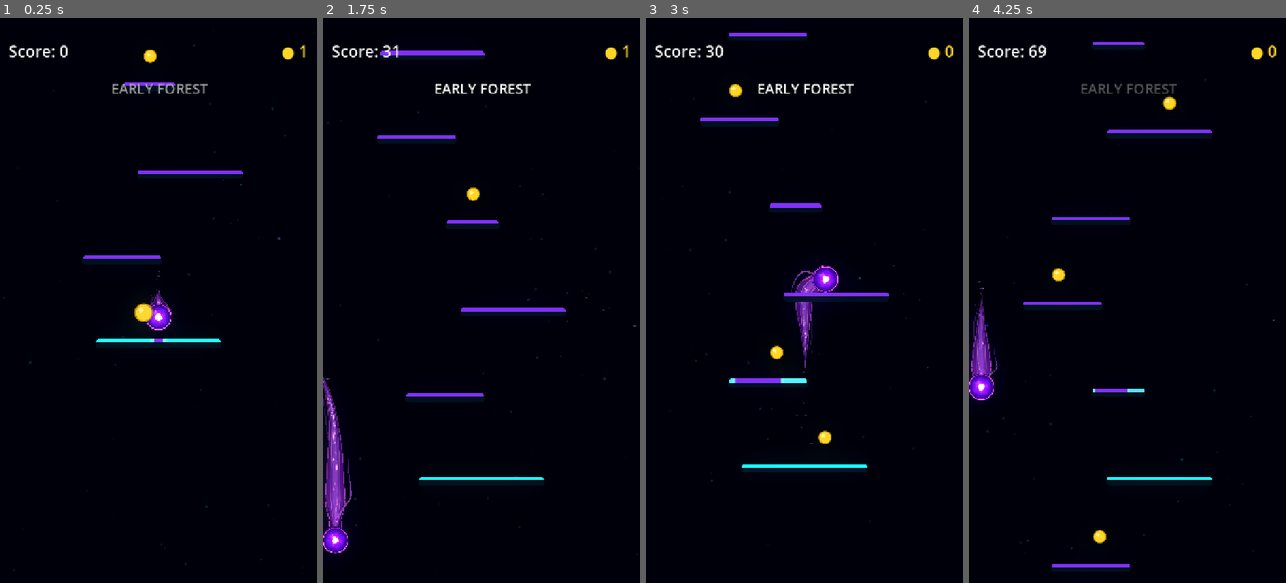
Above: before the commit, frames 1-4 (left to right).
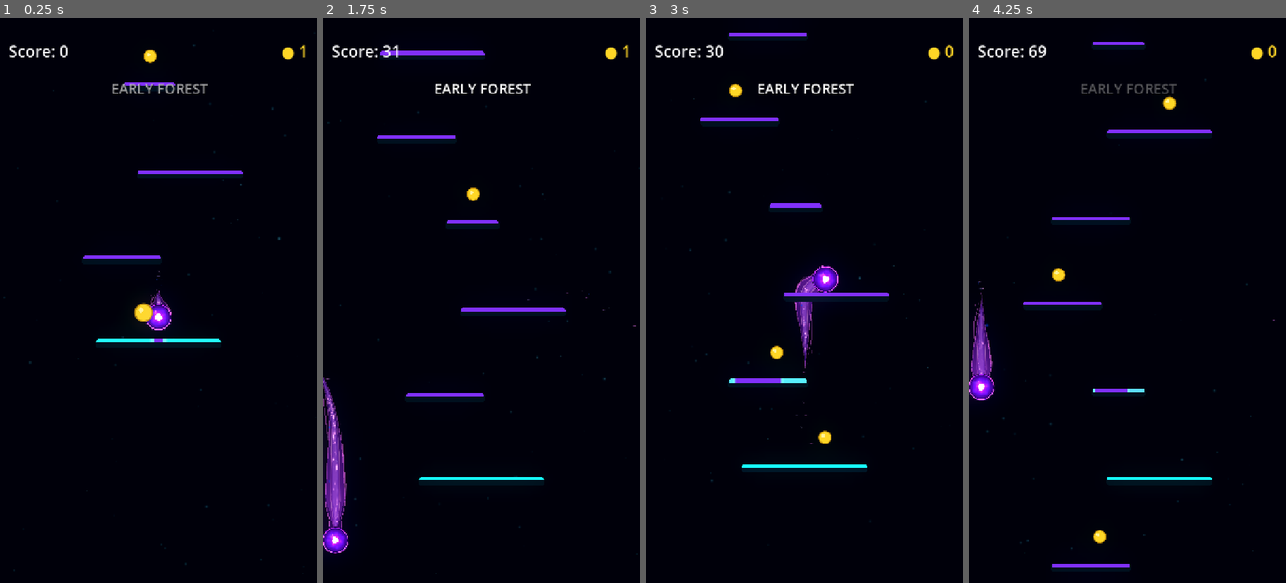
Above: after the commit, the same moments.

Repository: Kryodo/TowerJump
Game: Godot game, scene res://scenes/main.tscn
Two runs of this game, one before a commit and one after it. Both use one fixed random seed, a clock stepped at 60 frames per second and the inputs below.
Inputs (mouse positions are in pixels of both pictures, inside the frame that each line leads up to):
- Up to frame 1 (0.25 s): no input
- Up to frame 2 (1.75 s): move the mouse to (551, 272) at 0.52 s; hold Right (ui_right) 0.53-1.25 s; click (551, 272) at 0.67 s; drag from (418, 328) to (471, 193) at 1.27 s
- Up to frame 3 (3 s): click "Nochmal spielen" at 2 s; move the mouse to (836, 176) at 2.77 s; hold Right (ui_right) from 2.78 s (still down)
- Up to frame 4 (4.25 s): release Right (ui_right) at 3.5 s; drag from (1111, 413) to (1057, 215) at 3.52 s

The runs differ from the first frame. In frame 1, less than 0.1% of the frame differs, in the area x 47-56%, y 49-53%; in frame 2, 0.1%, in the area x 0-10%, y 67-90%; in frame 3, less than 0.1%; in frame 4, less than 0.1%.

Commit message:
Branch upper wisp from the contour shoulder

Diff:
--- a/scripts/ball_trail.gd
+++ b/scripts/ball_trail.gd
@@ -296,12 +296,10 @@
 	if total_distance < 0.001:
 		return
 
-	# Short head-born filament: partially hidden by the orb, then it peels out
-	# and fades around the upper-middle of the comet instead of running its length.
-	_build_wisp_curve(
-		_wisp_head, path, cumulative_distances, total_distance,
-		0.0, 0.47, 1.0, 0.12, 1.52, 0.44, 0.35, 1.65, 1.25
-	)
+	# Upper filament grows directly from the contour shoulder near its widest
+	# point. It follows the tail almost straight and only curls outward gently
+	# near its fading tip—no large offset ramp or elbow-shaped bend.
+	_build_upper_contour_wisp(path, cumulative_distances, total_distance)
 
 	# A separate streamer grows out of the existing flow part-way down the body.
 	# It continues toward the tail but stays finer and less prominent than the core.
@@ -313,6 +311,63 @@
 	# Fork the longer streamer near its end. The first branch point is copied
 	# from the actual streamer point to guarantee a joined Y rather than a gap.
 	_build_wisp_fork(path, cumulative_distances, total_distance)
+
+
+func _build_upper_contour_wisp(
+	path: Array[Vector2],
+	cumulative_distances: Array[float],
+	total_distance: float
+) -> void:
+	_wisp_head.clear_points()
+	if path.size() < 2 or total_distance < 0.001:
+		return
+
+	# Start around the wide shoulder, not at the orb. This makes the filament
+	# read as a branch of the shared contour rather than an arm attached to the ball.
+	const START_PROGRESS: float = 0.18
+	const END_PROGRESS: float = 0.59
+
+	for sample_index in range(WISP_CURVE_SAMPLES):
+		var local_progress: float = (
+			float(sample_index) / float(WISP_CURVE_SAMPLES - 1)
+		)
+		var trail_progress: float = lerp(
+			START_PROGRESS, END_PROGRESS, local_progress
+		)
+		var center: Vector2 = _sample_trail_path(
+			path, cumulative_distances, total_distance, trail_progress
+		)
+		var before: Vector2 = _sample_trail_path(
+			path, cumulative_distances, total_distance,
+			max(0.0, trail_progress - 0.006)
+		)
+		var after: Vector2 = _sample_trail_path(
+			path, cumulative_distances, total_distance,
+			min(1.0, trail_progress + 0.006)
+		)
+		var tangent: Vector2 = after - before
+		if tangent.length_squared() < 0.001:
+			tangent = Vector2.DOWN
+		else:
+			tangent = tangent.normalized()
+		var normal := Vector2(-tangent.y, tangent.x)
+
+		var silhouette_half_width: float = _get_silhouette_half_width(
+			trail_progress, total_distance
+		)
+		# Sit right beside the contour instead of ramping far away from it.
+		# Only the last section gently peels outward; the bend stays continuous.
+		var tip_peel: float = 3.2 * smoothstep(
+			0.68, 1.0, local_progress
+		)
+		var subtle_flow: float = sin(
+			_trail_time * 0.62 + trail_progress * 7.0 + 0.45
+		) * 0.45 * sin(PI * local_progress)
+		var lateral_offset: float = (
+			silhouette_half_width + 1.25 + tip_peel + subtle_flow
+		)
+		var world_point: Vector2 = center + normal * lateral_offset
+		_wisp_head.add_point(_wisp_head.to_local(world_point))
 
 
 func _build_wisp_curve(
@@ -543,10 +598,6 @@
 	var energy_tail: Color
 	var aura_head: Color
 	var aura_tail: Color
-	var left_wisp_head: Color
-	var left_wisp_tail: Color
-	var right_wisp_head: Color
-	var right_wisp_tail: Color
 	var soft_particle_tint: Color
 	var diamond_tint: Color
 	var square_tint: Color
@@ -558,10 +609,6 @@
 		energy_tail = Color(0.34, 0.045, 0.82, 1.0)
 		aura_head = Color(0.72, 0.22, 1.0, 1.0)
 		aura_tail = Color(0.13, 0.02, 0.38, 1.0)
-		left_wisp_head = Color(1.0, 0.60, 1.0, 1.0)
-		left_wisp_tail = Color(0.42, 0.06, 0.88, 1.0)
-		right_wisp_head = Color(0.74, 0.38, 1.0, 1.0)
-		right_wisp_tail = Color(0.20, 0.035, 0.62, 1.0)
 		soft_particle_tint = Color(0.58, 0.32, 0.90, 0.76)
 		diamond_tint = Color(0.98, 0.52, 1.20, 1.0)
 		square_tint = Color(0.58, 0.20, 1.12, 0.96)
@@ -572,10 +619,6 @@
 		energy_tail = Color(0.035, 0.16, 0.82, 1.0)
 		aura_head = Color(0.12, 0.58, 1.0, 1.0)
 		aura_tail = Color(0.008, 0.035, 0.25, 1.0)
-		left_wisp_head = Color(0.70, 0.96, 1.0, 1.0)
-		left_wisp_tail = Color(0.035, 0.20, 0.95, 1.0)
-		right_wisp_head = Color(0.25, 0.62, 1.0, 1.0)
-		right_wisp_tail = Color(0.015, 0.08, 0.55, 1.0)
 		soft_particle_tint = Color(0.18, 0.48, 0.82, 0.72)
 		diamond_tint = Color(0.40, 0.78, 1.25, 1.0)
 		square_tint = Color(0.12, 0.42, 1.18, 0.96)
@@ -609,9 +652,11 @@
 
 	_set_line_gradient(_energy_line, energy_head, energy_tail)
 	_set_line_gradient(_trail_aura, aura_head, aura_tail)
-	_set_line_gradient(_wisp_head, left_wisp_head, left_wisp_tail)
-	_set_line_gradient(_wisp_streamer, right_wisp_head, right_wisp_tail)
-	_set_line_gradient(_wisp_fork, right_wisp_head, right_wisp_tail)
+	# All filaments share the contour hue; each strand's own gradient retains
+	# its lower opacity so the lines feel grown from the same outer energy.
+	_set_line_gradient(_wisp_head, contour_color, contour_color)
+	_set_line_gradient(_wisp_streamer, contour_color, contour_color)
+	_set_line_gradient(_wisp_fork, contour_color, contour_color)
 	if _unified_contour != null:
 		# Same hue on both flanks; the gradient's alpha profile fades toward
 		# the tip symmetrically instead of making one side darker than the other.
